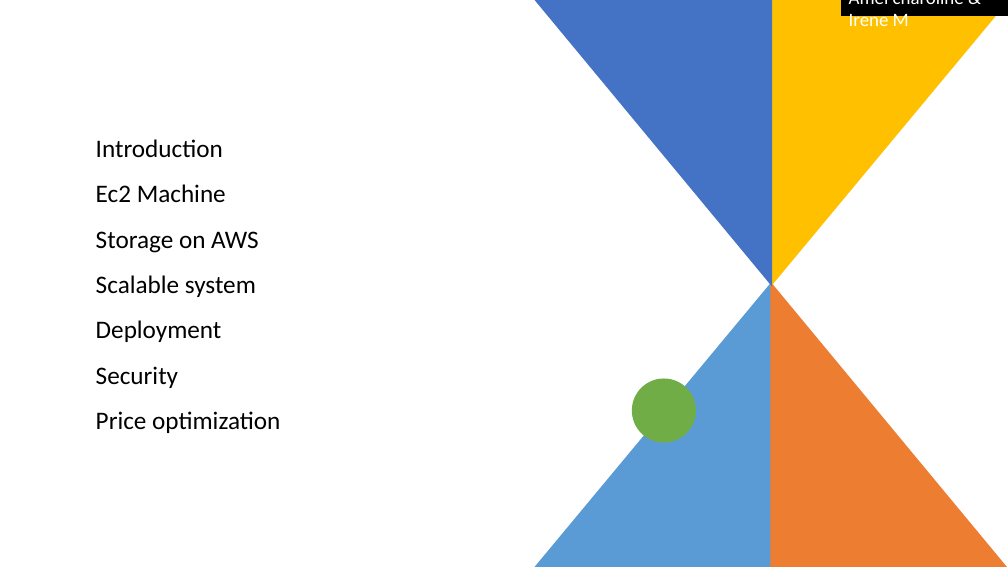
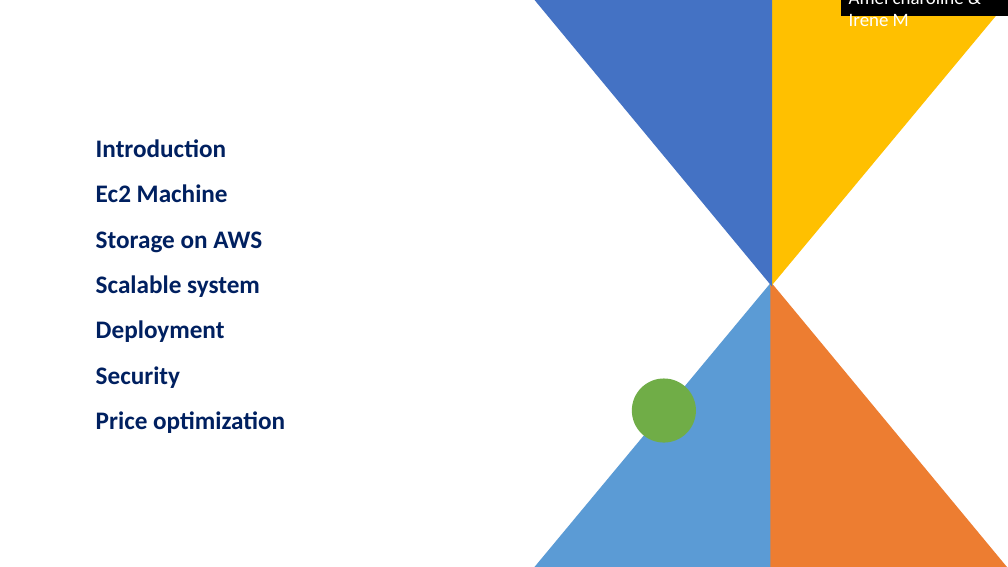
Before and after one commit to amelcharolinesgn2/AWS, a slide deck: slide 3 of Module 1_Introduction_AWS.pptx. Drawn at 1008x567 pixels with LibreOffice and Linux fonts; fonts in the diff are those of the drawing. Boxes give left, top, right and bottom in pixels: in the first picture for what was removed or moved away, otherwise in the second. Text is boxed around its words. In the diff, an @@ line names an element or a change of style, - is before the commit and + after.

```diff
--- a/Module 1_Introduction_AWS.pptx
+++ b/Module 1_Introduction_AWS.pptx
@@ text "Introduction" at bbox=[96, 139, 285, 433]: text colour #000000 to #002060, bold on @@
```
Also in this commit, not shown: 1 slide added, 1 slide removed.
